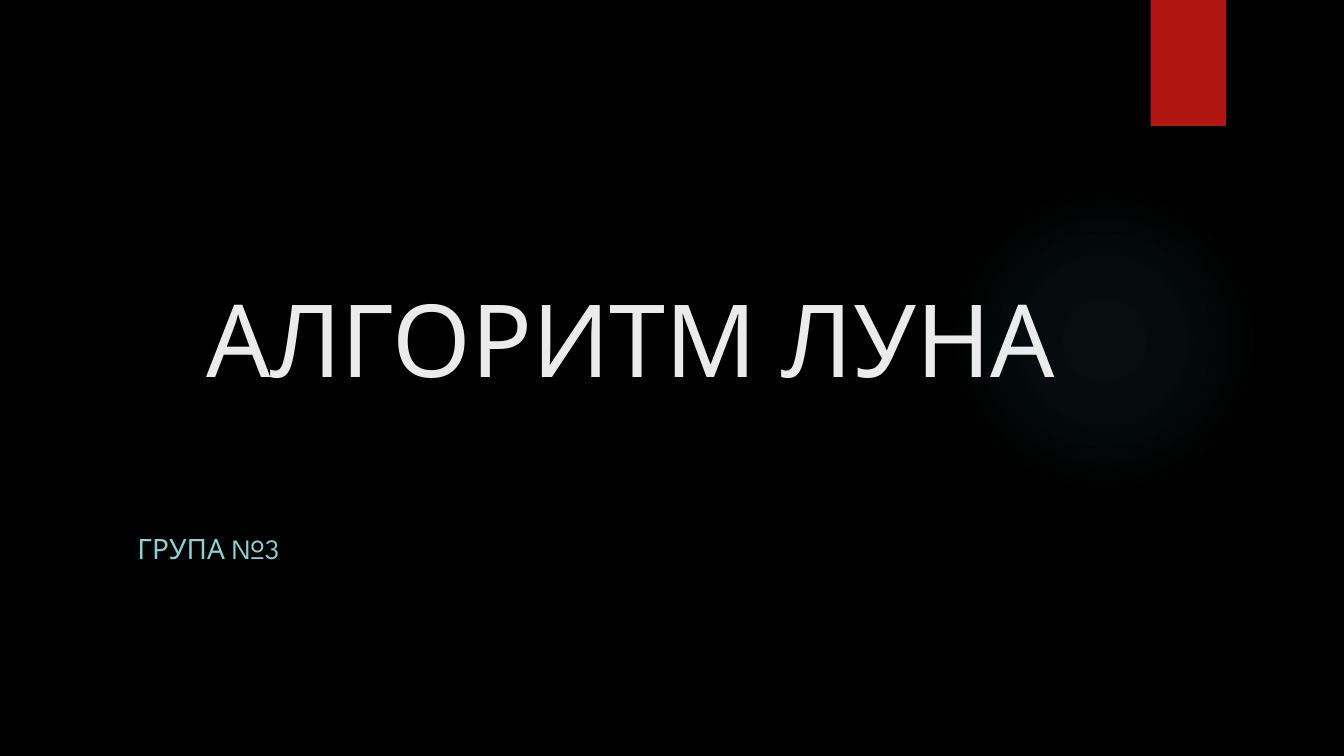
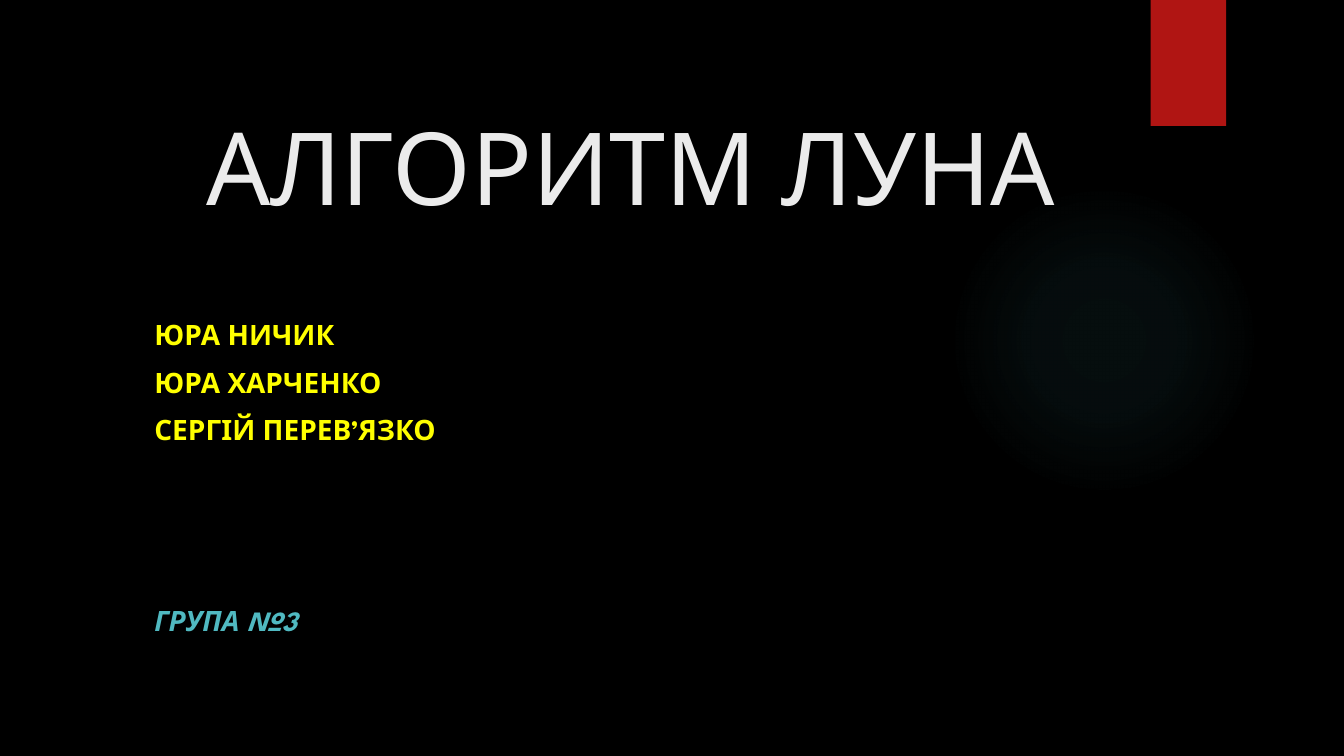
Before and after one commit to YurkoNychyk/CoreProject, a slide deck: slide 1 of presentationInPoint.pptx. Drawn at 1344x756 pixels with LibreOffice and Linux fonts; fonts in the diff are those of the drawing; background and template pictures are left out. Boxes give left, top, right and bottom in pixels: in the first picture for what was removed or moved away, otherwise in the second. Text is boxed around its words. In the diff, an @@ line names an element or a change of style, - is before the commit and + after.

```diff
--- a/presentationInPoint.pptx
+++ b/presentationInPoint.pptx
@@ title "АЛГОРИТМ ЛУНА": place and size @@
-title "АЛГОРИТМ ЛУНА" at <box>206,304,1055,378</box>
+title "АЛГОРИТМ ЛУНА" at <box>206,132,1055,206</box>
@@ subtitle "ЮРА НИЧИК": place and size @@
-subtitle "ЮРА НИЧИК" at <box>137,539,279,560</box>
+subtitle "ЮРА НИЧИК" at <box>154,324,435,632</box>
@@ subtitle at <box>154,324,435,441</box>: paragraphs added @@
+ЮРА НИЧИК
+ЮРА ХАРЧЕНКО
+СЕРГІЙ ПЕРЕВ’ЯЗКО
@@ subtitle at <box>154,611,297,632</box>: text colour #8AD0D6 to #50B9C1, bold on, italic on in "ГРУПА №3" @@
```
Also in this commit, not shown: 1 other slide changed, 1 slide added, 1 slide removed, 11 other files.
